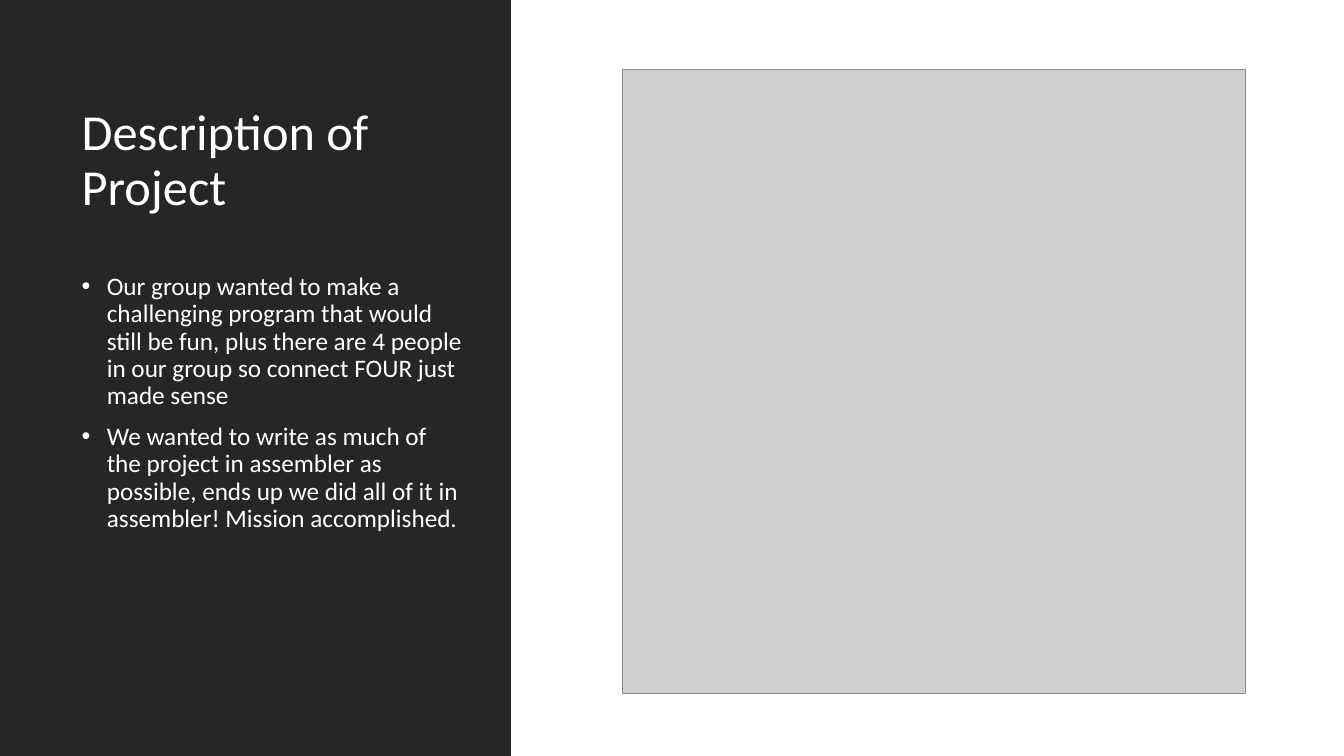
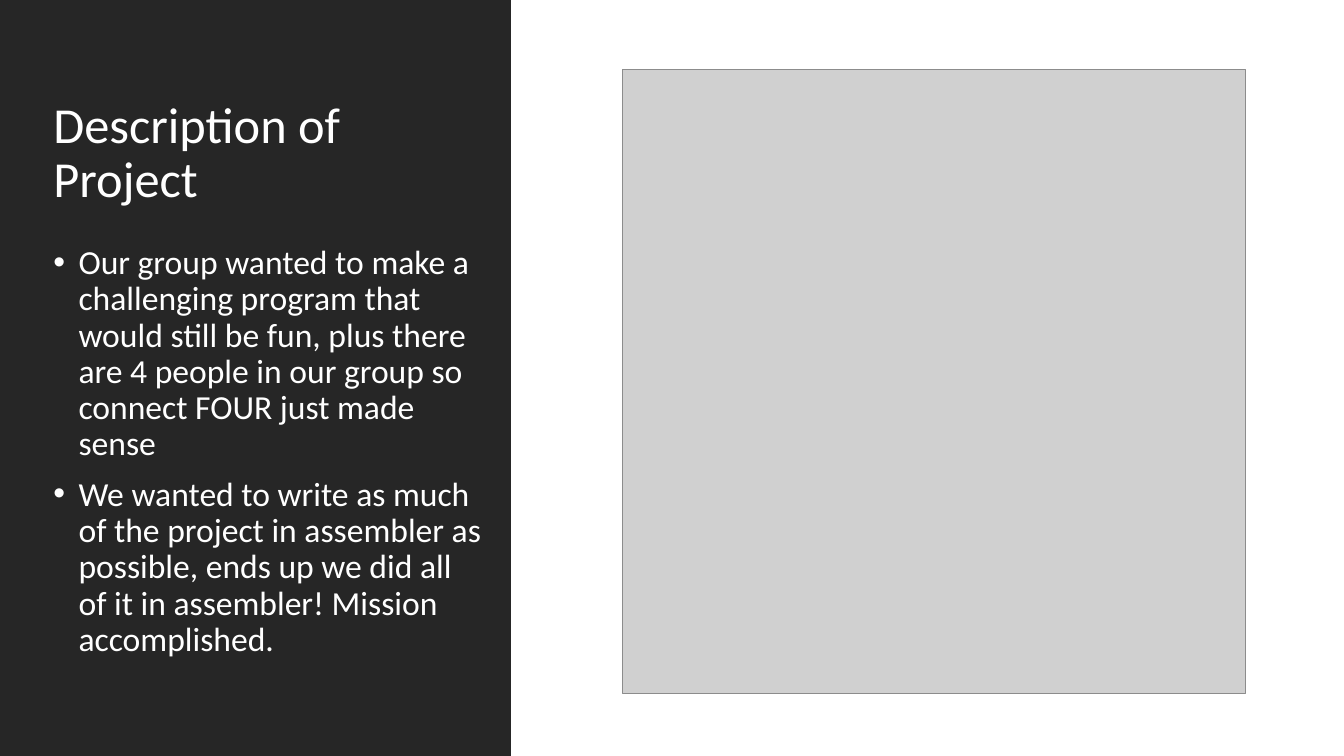
Before and after one commit to KathLevi/Connect4FinalProject, a slide deck: slide 2 of Assembler Final Presentation.pptx. Drawn at 1344x756 pixels with LibreOffice and Linux fonts; fonts in the diff are those of the drawing; grey boxes stand for pictures. Boxes give left, top, right and bottom in pixels: in the first picture for what was removed or moved away, otherwise in the second. Text is boxed around its words. In the diff, an @@ line names an element or a change of style, - is before the commit and + after.

```diff
--- a/Assembler Final Presentation.pptx
+++ b/Assembler Final Presentation.pptx
@@ title "Description of Project": place and size @@
-title "Description of Project" at <box>82,115,368,214</box>
+title "Description of Project" at <box>53,108,340,206</box>
@@ text "Our group wanted to make ...": place and size @@
-text "Our group wanted to make ..." at <box>107,277,462,531</box>
+text "Our group wanted to make ..." at <box>79,250,481,657</box>
@@ text "Our group wanted to make ..." at <box>79,250,481,657</box>: size 18 to 24 pt @@
```
Also in this commit, not shown: 4 other slides changed, 1 slide added, 1 slide removed.
